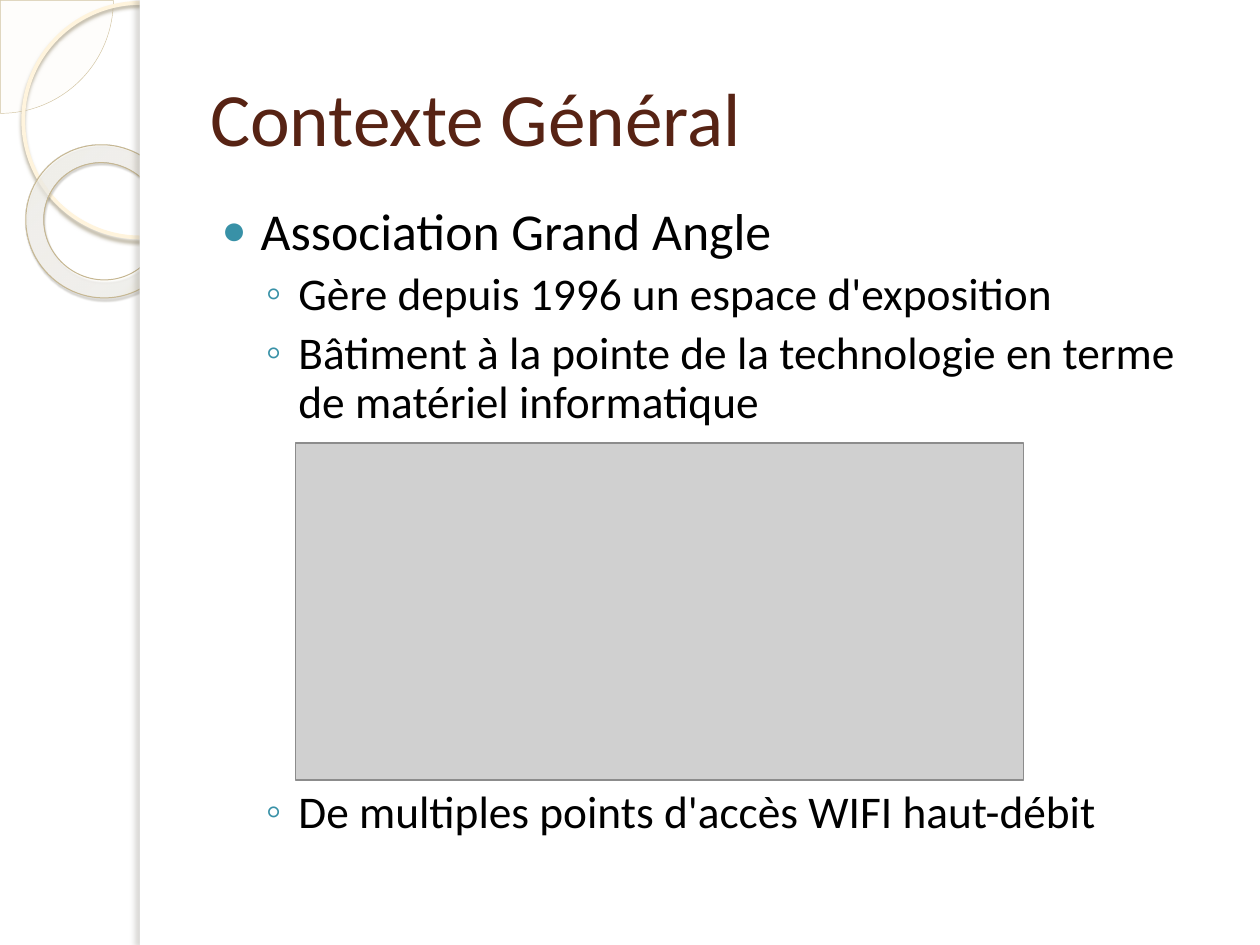
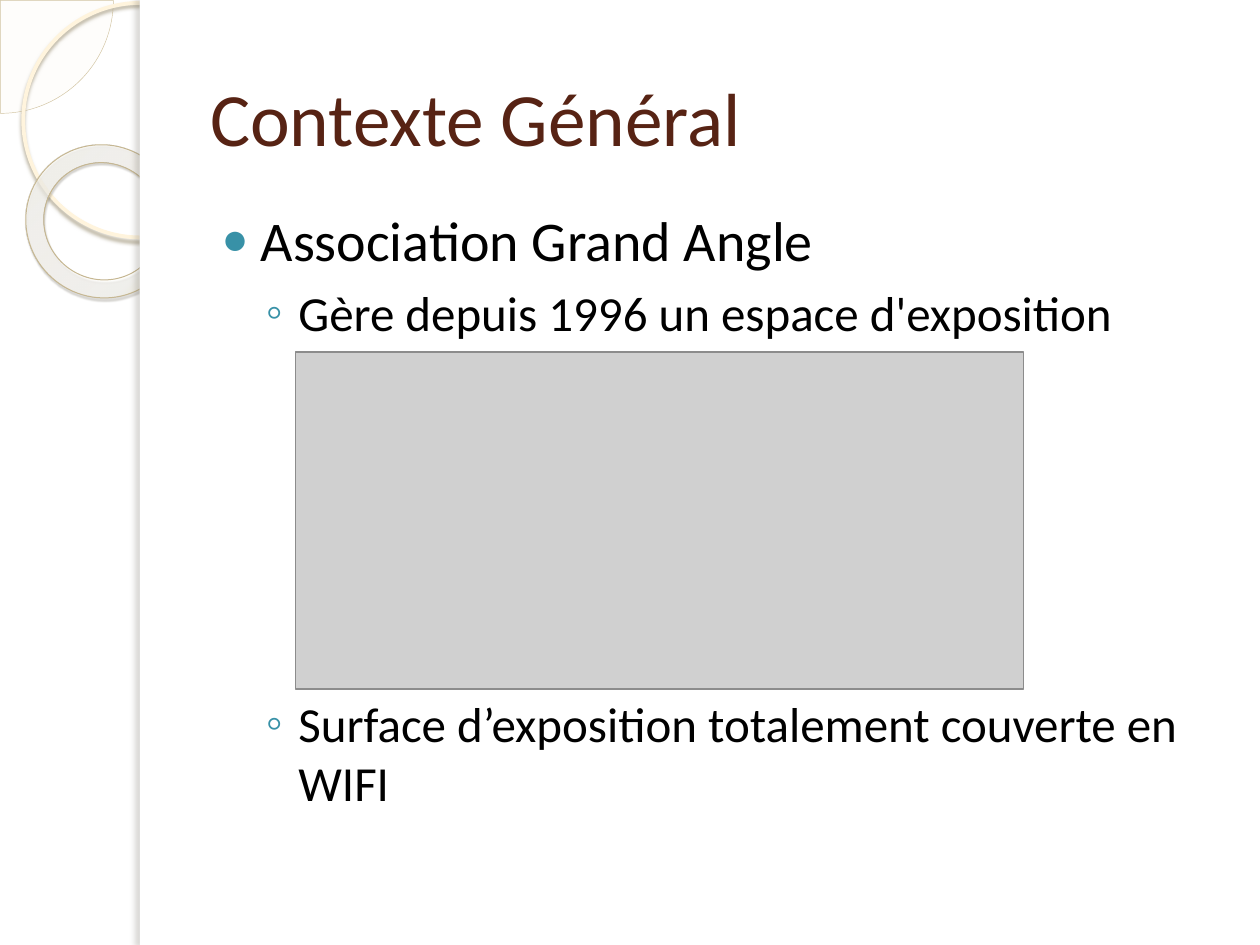
Before and after one commit to Jonathan7295/ProjetGrandPlan, a slide deck: slide 4 of Présenation/Presentation.pptx. Drawn at 1260x945 pixels with LibreOffice and Linux fonts; fonts in the diff are those of the drawing; grey boxes stand for pictures; background and template pictures are left out. Boxes give left, top, right and bottom in pixels: in the first picture for what was removed or moved away, otherwise in the second. Text is boxed around its words. In the diff, an @@ line names an element or a change of style, - is before the commit and + after.

```diff
--- a/Présenation/Presentation.pptx
+++ b/Présenation/Presentation.pptx
@@ text at bbox=[261, 222, 1112, 339]: size 29.6 to 32 pt in "Association Grand Angle"; size 25.9 to 28 pt in "Gère depuis 1996 un espace d'exposition"; line spacing 0.9 to 1 @@
@@ picture: place and size @@
-picture at bbox=[295, 444, 1023, 781]
+picture at bbox=[295, 352, 1023, 689]
@@ text at bbox=[298, 707, 1177, 801]: text changed; size 25.9 to 28 pt @@
-  ◦ Bâtiment à la pointe de la technologie en terme de matériel informatique
-  ◦ De multiples points d'accès WIFI haut-débit
+  ◦ Surface d’exposition totalement couverte en WIFI
```
Also in this commit, not shown: 12 other slides changed, 5 slides added, 1 slide removed, 3 other files.
